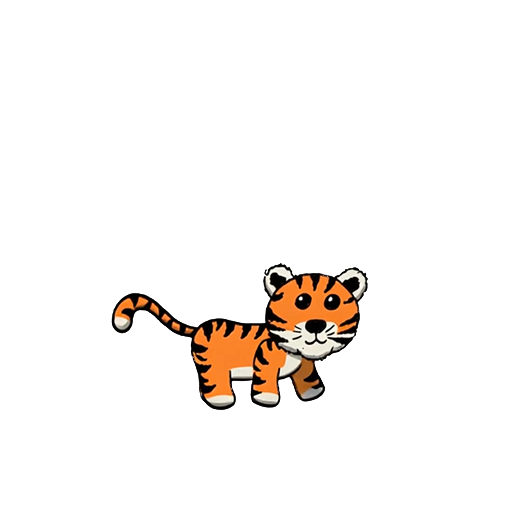
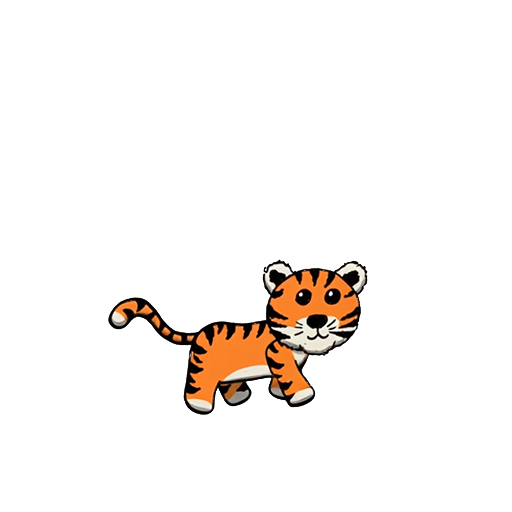
Two versions of the same layered image (512 x 512). Layer-by-layer changes:
hid "Layer 22" over [108,259,368,415]
showed "Layer 4" over [108,259,368,415]
